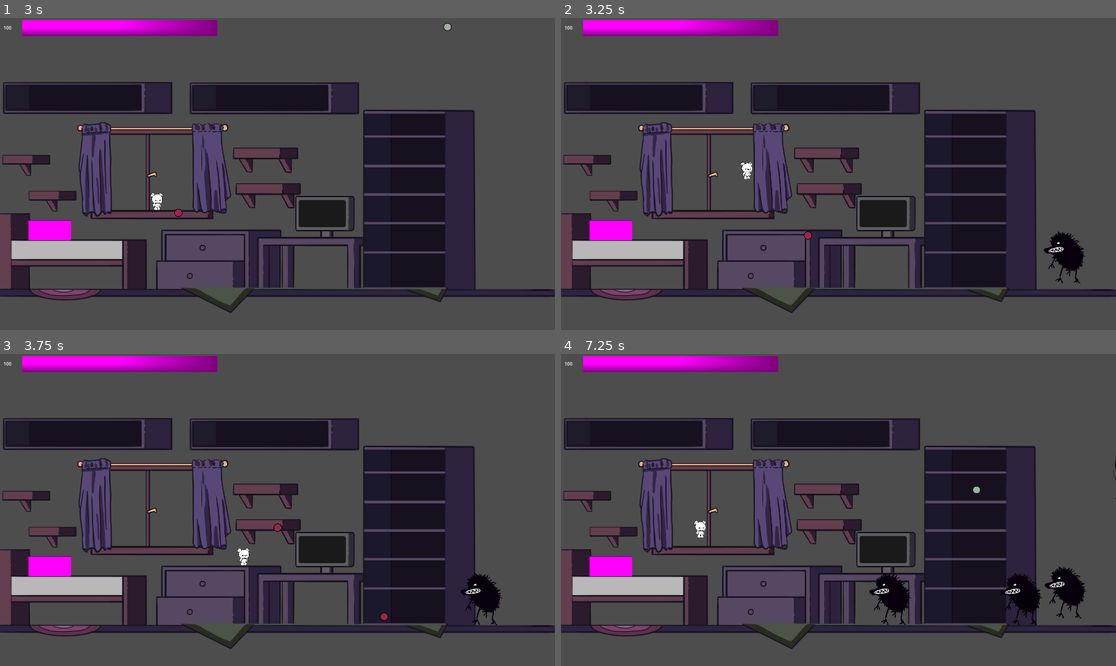
Above: before the commit, frames 1-4 (two rows, left to right).
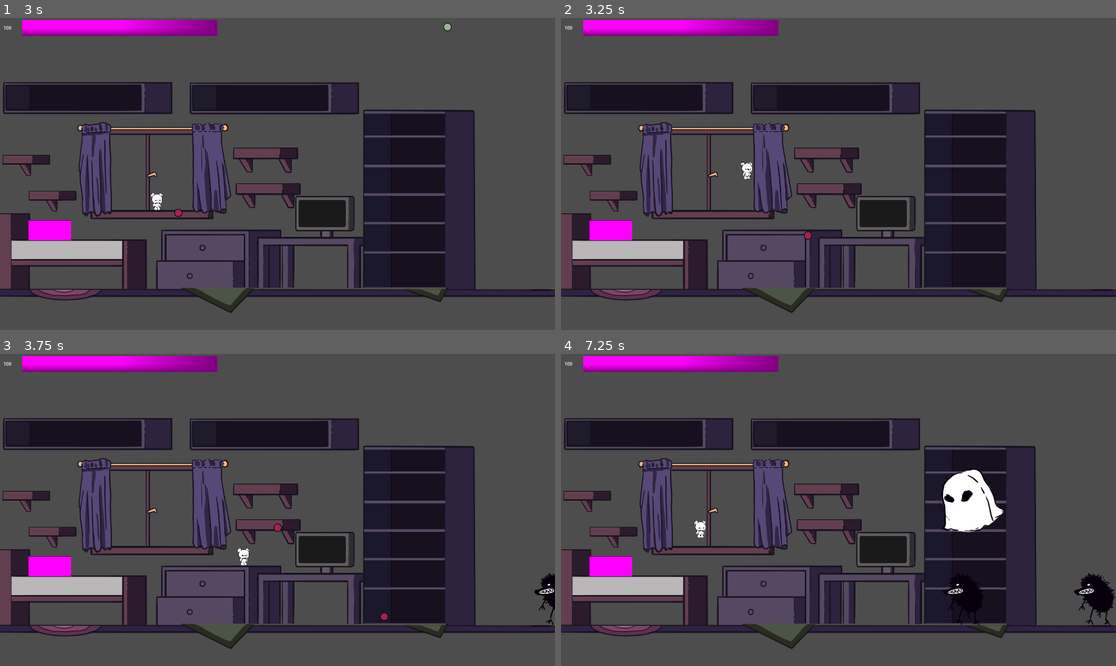
Above: after the commit, the same moments.

Repository: Karanval/CatStack
Game: Godot game, scene res://Scenes/TestScene/TestScene.tscn
Same seed, same stepped clock (60 frames per second), same inputs: the game is played once before the commit and once after it.
Inputs (mouse positions are in pixels of both pictures, inside the frame that each line leads up to):
- Up to frame 1 (3 s): tap Enter at 0.5 s; move the mouse to (399, 158) at 0.52 s; press the mouse at (399, 158) at 0.53 s; hold D (Right) 0.53-2.03 s; tap Space (Jump) at 0.77, 1.52 s; move the mouse to (166, 189) at 1.27 s; release the mouse at (166, 189) at 1.28 s; click (166, 189) at 1.35 s; move the mouse to (333, 105) at 2.02 s; press the mouse at (333, 105) at 2.03 s; hold A (Left) 2.03-2.78 s; move the mouse to (249, 236) at 2.77 s; release the mouse at (249, 236) at 2.78 s; hold D (Right) from 2.78 s (still down); click (249, 236) at 2.85 s
- Up to frame 2 (3.25 s): keep holding D (Right); tap Space (Jump) at 3.02 s
- Up to frame 3 (3.75 s): keep holding D (Right); move the mouse to (444, 556) at 3.52 s; press the mouse at (444, 556) at 3.53 s
- Up to frame 4 (7.25 s): tap Space (Jump) at 3.77, 4.52, 6.02, 6.77 s; move the mouse to (672, 463) at 4.27 s; release D (Right) at 4.28 s; release the mouse at (672, 463) at 4.28 s; hold A (Left) 4.28-5.03 s; click (672, 463) at 4.35 s; move the mouse to (866, 510) at 5.02 s; press the mouse at (866, 510) at 5.03 s; hold D (Right) 5.03-5.78 s; move the mouse to (755, 432) at 5.77 s; release the mouse at (755, 432) at 5.78 s; hold A (Left) from 5.78 s (still down); click (755, 432) at 5.85 s; move the mouse to (960, 494) at 6.52 s; press the mouse at (960, 494) at 6.53 s

Frame 1 is identical in both runs. In frame 2, 0.6% of the frame differs, in the area x 86-95%, y 68-86%; in frame 3, 0.9%; in frame 4, 4.0%, in the area x 55-100%, y 33-87%.

Commit message:
Fix spawning of ghosts and walls do not collide with monsters anymore

Diff:
--- a/Scenes/Room.tscn
+++ b/Scenes/Room.tscn
@@ -26,7 +26,7 @@
 size = Vector2(207, 8)
 
 [sub_resource type="RectangleShape2D" id="RectangleShape2D_xebr5"]
-size = Vector2(1928, 27)
+size = Vector2(2630, 27)
 
 [sub_resource type="RectangleShape2D" id="RectangleShape2D_si31g"]
 size = Vector2(20, 967)
@@ -155,6 +155,7 @@
 shape = SubResource("RectangleShape2D_xebr5")
 
 [node name="WallLeft" type="StaticBody2D" parent="Collisions"]
+collision_layer = 64
 collision_mask = 2
 
 [node name="CollisionShape2D" type="CollisionShape2D" parent="Collisions/WallLeft"]
@@ -163,6 +164,7 @@
 
 [node name="WallRight" type="StaticBody2D" parent="Collisions"]
 position = Vector2(1919, 0)
+collision_layer = 64
 collision_mask = 2
 metadata/_edit_group_ = true
 
@@ -264,5 +266,5 @@
 shape = SubResource("RectangleShape2D_vofke")
 
 [node name="MonsterSpawner" parent="." instance=ExtResource("7_xebr5")]
-ground_spawn_locations = Array[Vector2]([Vector2(1800, 800)])
+ground_spawn_locations = Array[Vector2]([Vector2(2055, 800)])
 air_spawn_locations = Array[Vector2]([Vector2(2055, 250), Vector2(2055, 400)])
--- a/project.godot
+++ b/project.godot
@@ -68,6 +68,7 @@
 2d_physics/layer_4="child"
 2d_physics/layer_5="player_bullets"
 2d_physics/layer_6="platforms"
+2d_physics/layer_7="walls"
 
 [rendering]
 
